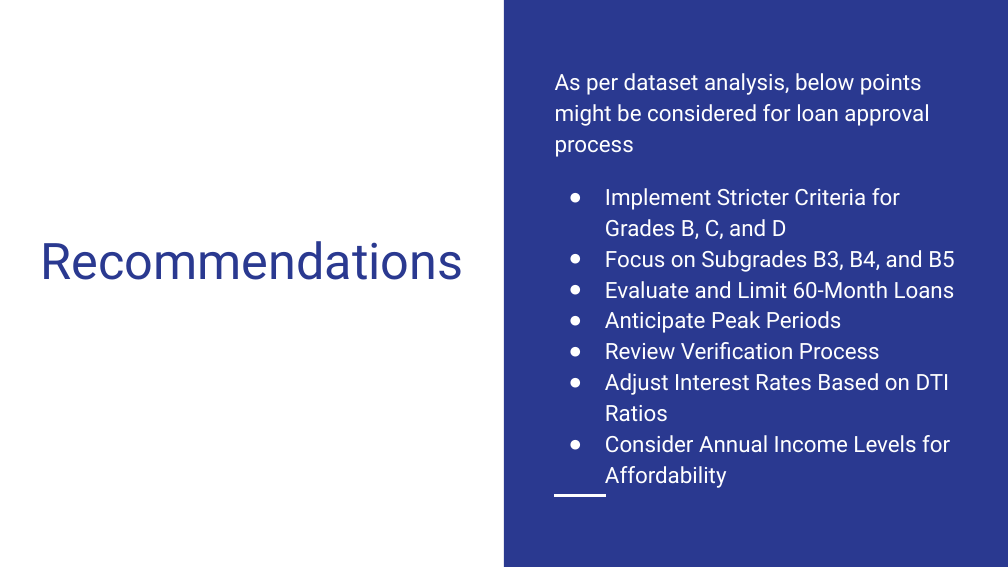
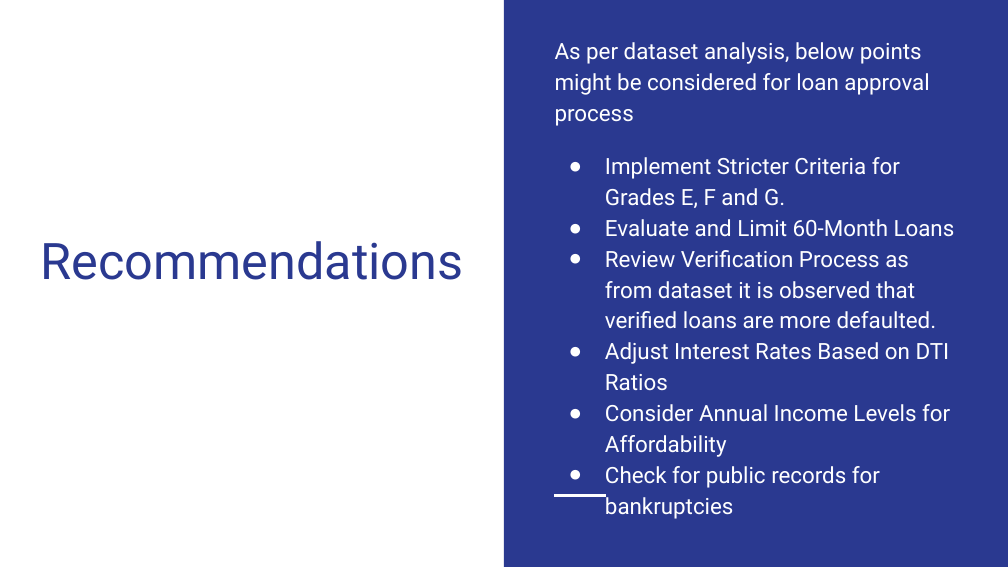
Before and after one commit to rajeevin/LendingClubCaseStudy, a slide deck: slide 19 of Lending Club Case study.pptx (slide 18 before the commit). Drawn at 1008x567 pixels with LibreOffice and Linux fonts; fonts in the diff are those of the drawing. Boxes give left, top, right and bottom in pixels: in the first picture for what was removed or moved away, otherwise in the second. Text is boxed around its words. In the diff, an @@ line names an element or a change of style, - is before the commit and + after.

```diff
--- a/Lending Club Case study.pptx
+++ b/Lending Club Case study.pptx
@@ text at (605, 157, 900, 208): text changed @@
-● Implement Stricter Criteria for Grades B, C, and D
-● Focus on Subgrades B3, B4, and B5
+● Implement Stricter Criteria for Grades E, F and G.
@@ text at (605, 250, 937, 329): text changed @@
-● Anticipate Peak Periods
-● Review Verification Process
+● Review Verification Process as from dataset it is observed that verified loans are more defaulted.
@@ text at (605, 466, 880, 519): paragraph added @@
+● Check for public records for bankruptcies
```
Also in this commit, not shown: 7 other slides changed, 2 slides added, 1 slide removed, 1 other file.
